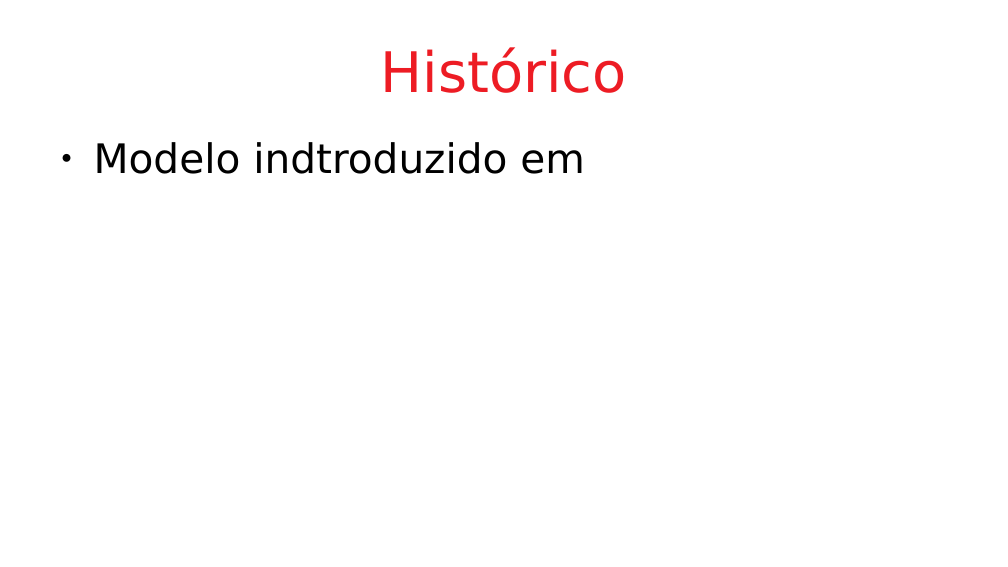
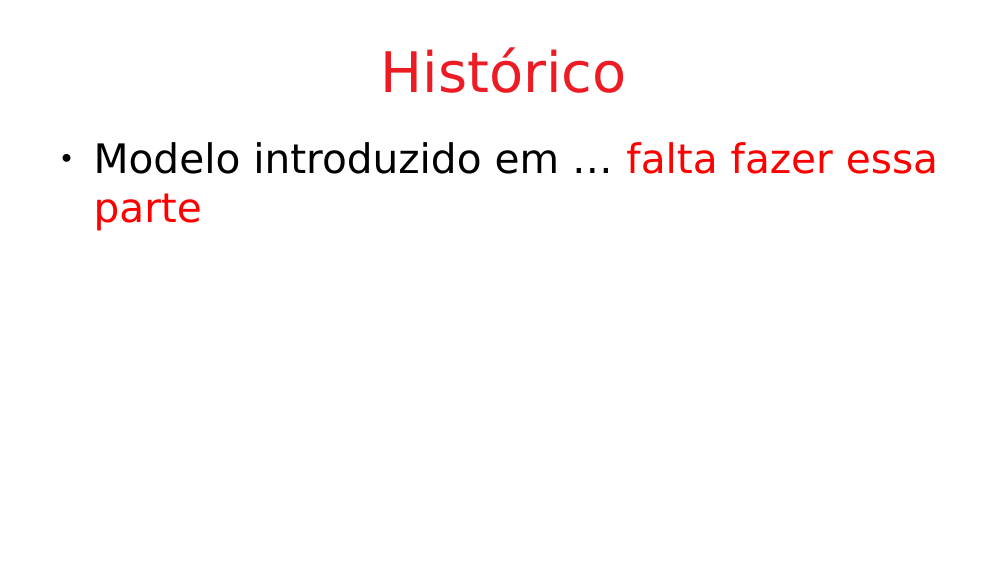
Before and after one commit to hlah/teoria_da_computacao, a slide deck: slide 2 of pesquisa/slides.odp. Drawn at 1008x567 pixels with LibreOffice and Linux fonts; fonts in the diff are those of the drawing. Boxes give left, top, right and bottom in pixels: in the first picture for what was removed or moved away, otherwise in the second. Text is boxed around its words. In the diff, an @@ line names an element or a change of style, - is before the commit and + after.

Commit message:
Formatacao geral... Falta colocar a parte inicial do histórico e dar uma revisada na parte das provas.

```diff
--- a/pesquisa/slides.odp
+++ b/pesquisa/slides.odp
@@ text at <box>94,142,938,230</box>: text changed @@
-● Modelo indtroduzido em
+● Modelo introduzido em … falta fazer essa parte
```
Also in this commit, not shown: 11 other slides changed, 4 slides added, 1 slide removed.
